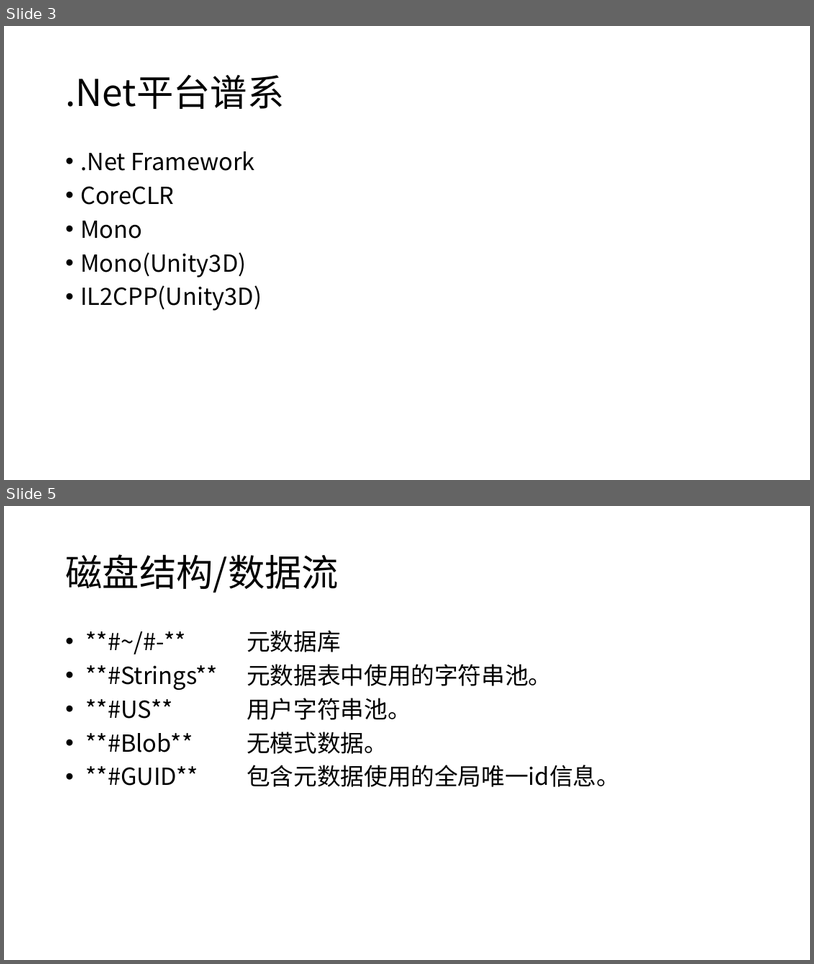
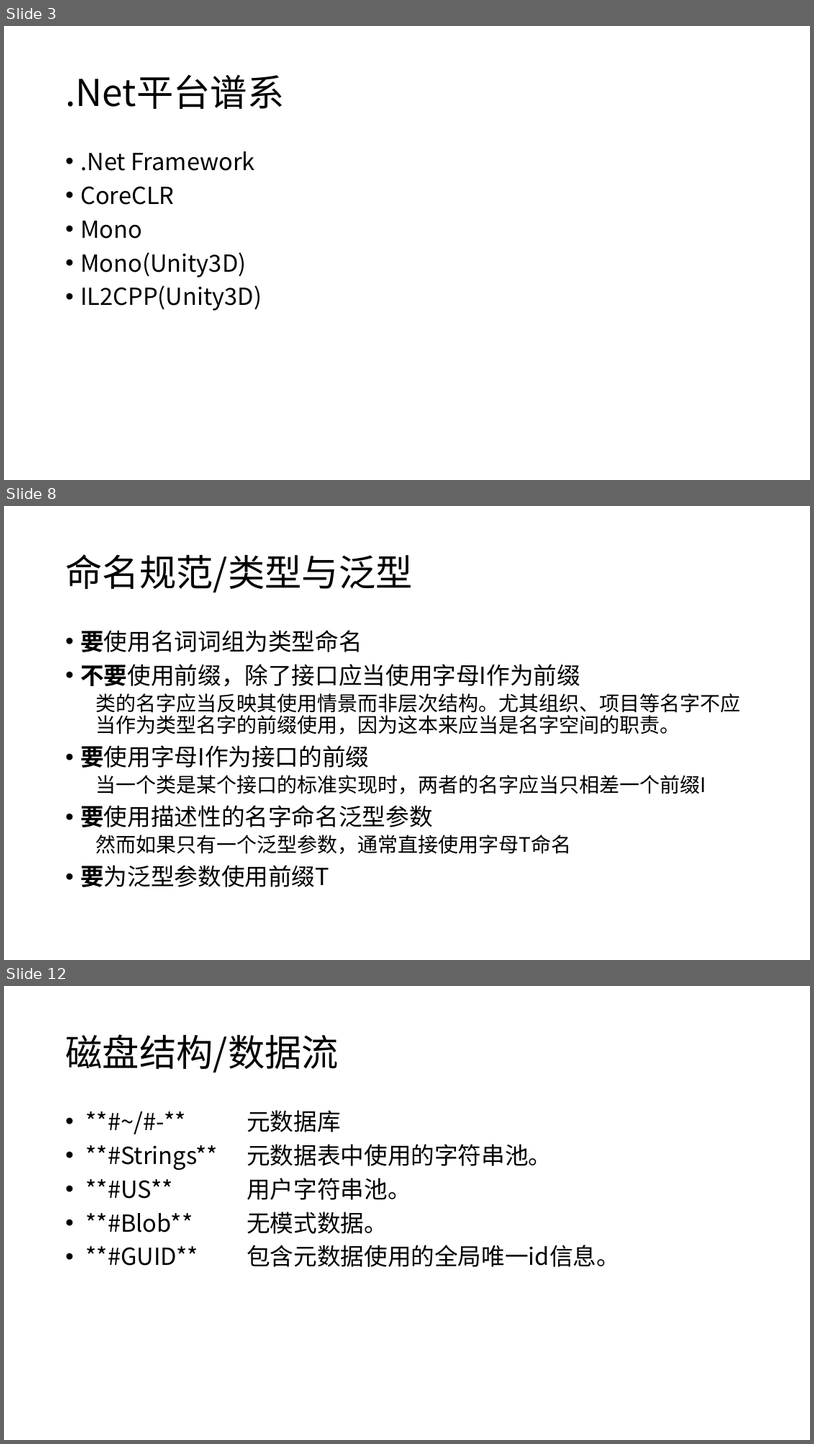
Before and after one commit to snakealpha/DotNetSession, a slide deck: pptx.pptx.pptx. Shown one above the other, each under a label of ours: slides 3 and 5 before the commit, slides 3, 8 and 12 after it; the slides between them are not shown. The pictures are 814x964 and 814x1444 pixels, drawn with LibreOffice and Linux fonts; fonts in the diff are those of the drawing. Boxes give left, top, right and bottom in pixels: in the first picture for what was removed or moved away, otherwise in the second. Text is boxed around its words. In the diff, an @@ line names an element or a change of style, - is before the commit and + after.

```diff
--- a/pptx.pptx.pptx
+++ b/pptx.pptx.pptx
@@ slide 8 added at (4,506,810,960), background #FFFFFF @@
@@ title added at (65,554,412,593), 44 pt, text #000000 @@
+命名规范/类型与泛型
@@ text added at (80,630,741,887), 24 pt, text #000000 @@
+• 要使用名词词组为类型命名
+• 不要使用前缀，除了接口应当使用字母I作为前缀
+  类的名字应当反映其使用情景而非层次结构。尤其组织、项目等名字不应当作为类型名字的前缀使用，因为这本来应当是名字空间的职责。
+• 要使用字母I作为接口的前缀
+  当一个类是某个接口的标准实现时，两者的名字应当只相差一个前缀I
+• 要使用描述性的名字命名泛型参数
+  然而如果只有一个泛型参数，通常直接使用字母T命名
+• 要为泛型参数使用前缀T
@@ what was slide 5 is now slide 12 @@
```
Also in this commit, not shown: 1 slide changed, 6 other slides added.
